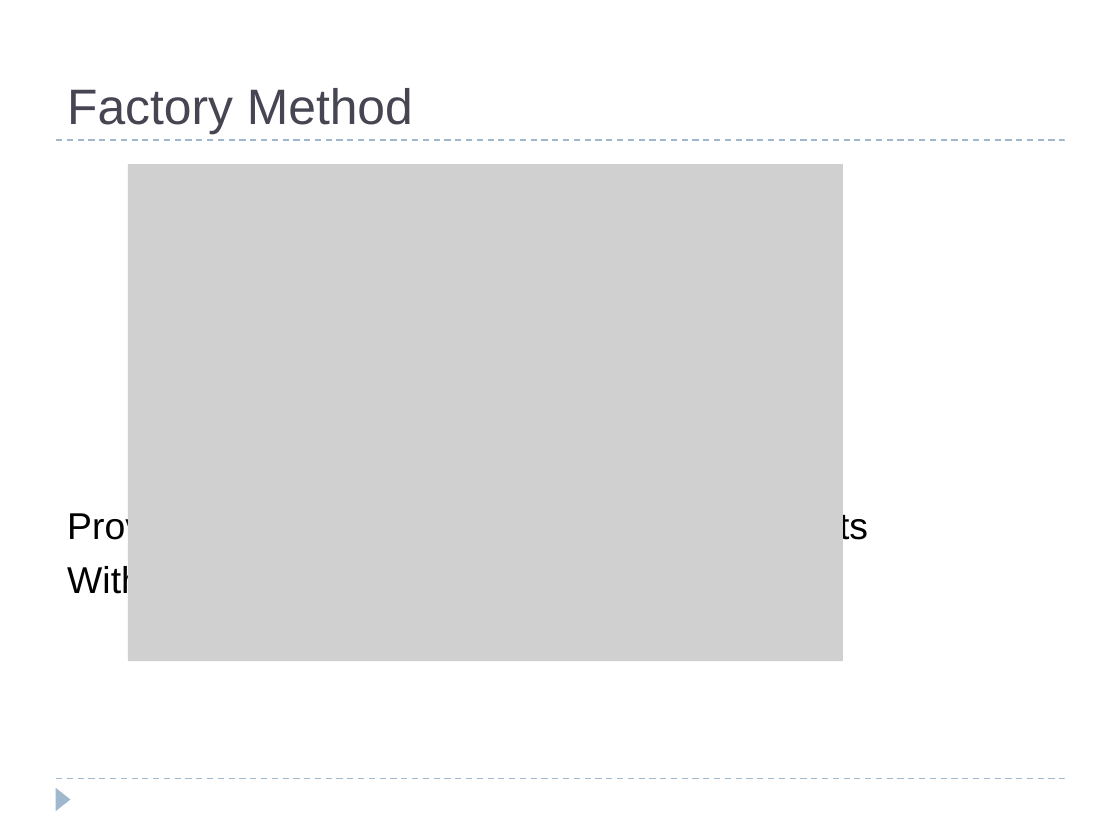
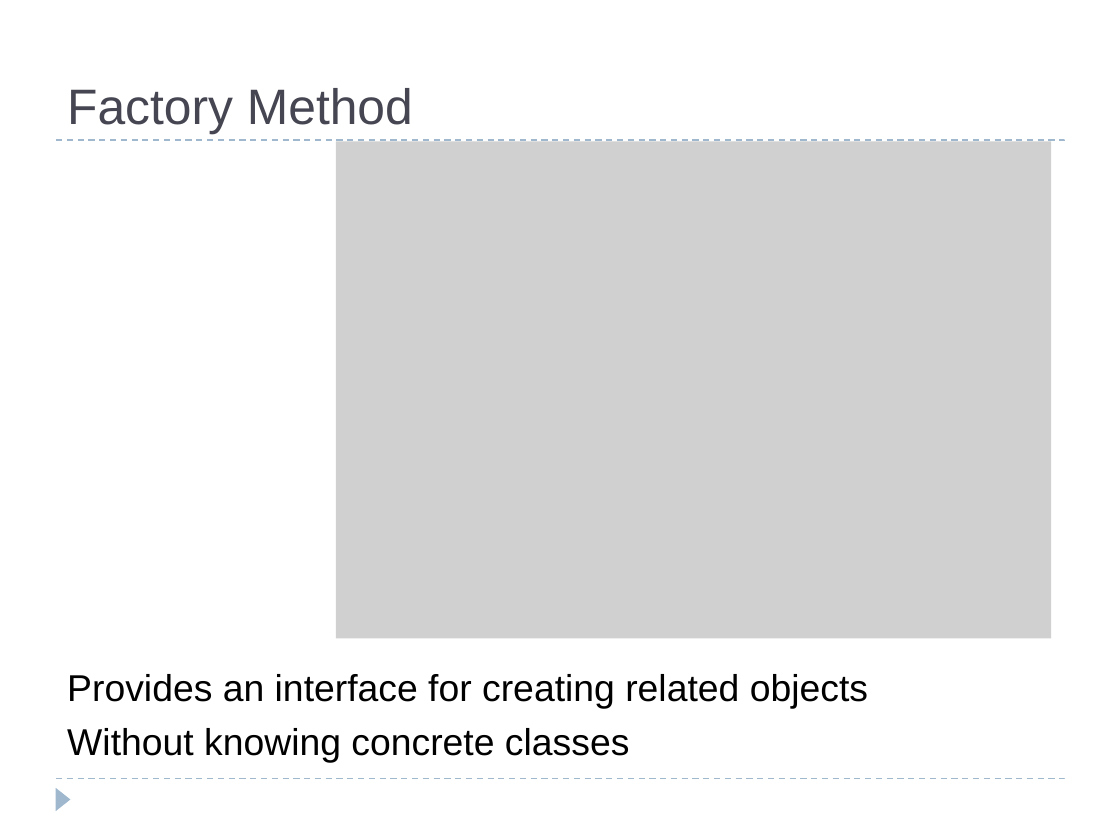
Before and after one commit to bpcrao/purnacode, a slide deck: slide 15 of ppts/Design Patterns.odp (slide 16 before the commit). Drawn at 1120x840 pixels with LibreOffice and Linux fonts; fonts in the diff are those of the drawing; grey boxes stand for pictures. Boxes give left, top, right and bottom in pixels: in the first picture for what was removed or moved away, otherwise in the second. Text is boxed around its words. In the diff, an @@ line names an element or a change of style, - is before the commit and + after.

```diff
--- a/ppts/Design Patterns.odp
+++ b/ppts/Design Patterns.odp
@@ text "Provides an interface for creating ...": place and size @@
-text "Provides an interface for creating ..." at [67,509,868,601]
+text "Provides an interface for creating ..." at [67,674,868,763]
@@ picture: place and size @@
-picture at [128,165,843,662]
+picture at [336,141,1052,638]
```
Also in this commit, not shown: 6 other slides changed, 9 slides added, 2 slides removed.
